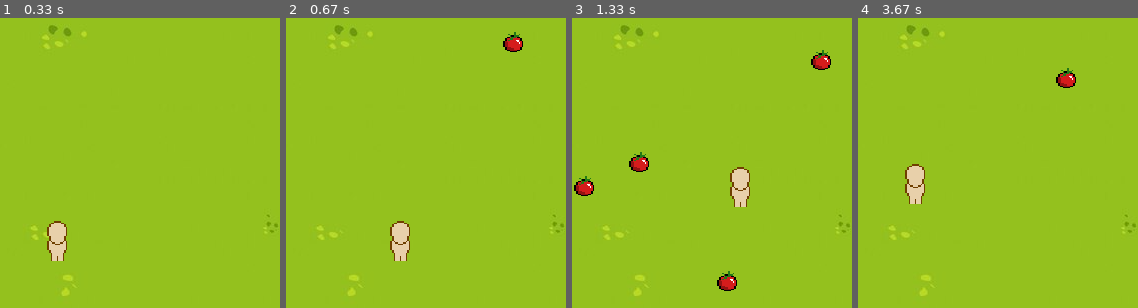
Above: before the commit, frames 1-4 (left to right).
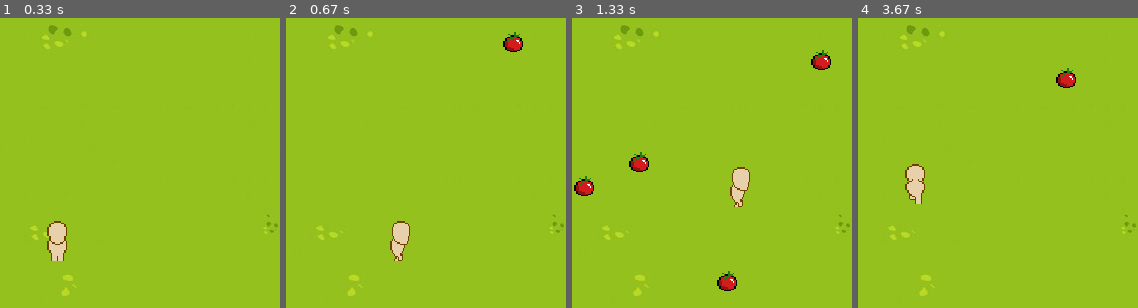
Above: after the commit, the same moments.

Repository: DeibyKwl/Reinforcement_Learning_Py_Game
Game: pygame game, started from game.py
Same seed, same stepped clock (60 frames per second), same inputs: the game is played once before the commit and once after it.
Inputs:
- Up to frame 1 (0.33 s): no input
- Up to frame 2 (0.67 s): hold D from 0.33 s (still down)
- Up to frame 3 (1.33 s): release D at 0.8 s; hold W 0.83-1.13 s; tap Space at 0.9, 1.23 s; hold D from 1.17 s (still down)
- Up to frame 4 (3.67 s): tap Space at 1.53, 1.73, 2.03, 3.4 s; release D at 1.63 s; hold S 1.67-2.2 s; tap Enter at 3 s; hold W from 3.33 s (still down)
The pictures show only the part of the screen within x 40-90%, y 12-62%; the shares and areas given below are measured in that part.

Frame 1 is identical in both runs. In frame 2, 0.3% of the frame differs, in the area x 37-45%, y 70-84%; in frame 3, 0.3%; in frame 4, 0.1%.

Commit message:
Added animation

Diff:
--- a/game.py
+++ b/game.py
@@ -11,26 +11,115 @@
     def __init__(self):
         super().__init__()
         self.player_pos = pygame.Vector2(screen.get_width() / 2, screen.get_height() / 2)
-        self.image = pygame.image.load('sprites/player/down.png').convert_alpha()
+
+        self.standing = [pygame.image.load('sprites/player/down.png')]
+
+        # For Animation
+        self.left = [pygame.image.load('sprites/player/left/1.png'),pygame.image.load('sprites/player/left/2.png'),pygame.image.load('sprites/player/left/3.png'),pygame.image.load('sprites/player/left/4.png'),pygame.image.load('sprites/player/left/5.png'),pygame.image.load('sprites/player/left/6.png'),pygame.image.load('sprites/player/left/7.png'),pygame.image.load('sprites/player/left/8.png'),]
+        self.right = [pygame.image.load('sprites/player/right/1.png'),pygame.image.load('sprites/player/right/2.png'),pygame.image.load('sprites/player/right/3.png'),pygame.image.load('sprites/player/right/4.png'),pygame.image.load('sprites/player/right/5.png'),pygame.image.load('sprites/player/right/6.png'),pygame.image.load('sprites/player/right/7.png'),pygame.image.load('sprites/player/right/8.png'),]
+        self.up = [pygame.image.load('sprites/player/up/1.png'),pygame.image.load('sprites/player/up/2.png'),pygame.image.load('sprites/player/up/3.png'),pygame.image.load('sprites/player/up/4.png'),pygame.image.load('sprites/player/up/5.png'),pygame.image.load('sprites/player/up/6.png'),pygame.image.load('sprites/player/up/7.png'),pygame.image.load('sprites/player/up/8.png'),]
+        self.up_left = [pygame.image.load('sprites/player/up_left/1.png'),pygame.image.load('sprites/player/up_left/2.png'),pygame.image.load('sprites/player/up_left/3.png'),pygame.image.load('sprites/player/up_left/4.png'),pygame.image.load('sprites/player/up_left/5.png'),pygame.image.load('sprites/player/up_left/6.png'),pygame.image.load('sprites/player/up_left/7.png'),pygame.image.load('sprites/player/up_left/8.png'),]
+        self.up_right = [pygame.image.load('sprites/player/up_right/1.png'),pygame.image.load('sprites/player/up_right/2.png'),pygame.image.load('sprites/player/up_right/3.png'),pygame.image.load('sprites/player/up_right/4.png'),pygame.image.load('sprites/player/up_right/5.png'),pygame.image.load('sprites/player/up_right/6.png'),pygame.image.load('sprites/player/up_right/7.png'),pygame.image.load('sprites/player/up_right/8.png'),]
+        self.down = [pygame.image.load('sprites/player/down/1.png'),pygame.image.load('sprites/player/down/2.png'),pygame.image.load('sprites/player/down/3.png'),pygame.image.load('sprites/player/down/4.png'),pygame.image.load('sprites/player/down/5.png'),pygame.image.load('sprites/player/down/6.png'),pygame.image.load('sprites/player/down/7.png'),pygame.image.load('sprites/player/down/8.png'),]
+        self.down_left = [pygame.image.load('sprites/player/down_left/1.png'),pygame.image.load('sprites/player/down_left/2.png'),pygame.image.load('sprites/player/down_left/3.png'),pygame.image.load('sprites/player/down_left/4.png'),pygame.image.load('sprites/player/down_left/5.png'),pygame.image.load('sprites/player/down_left/6.png'),pygame.image.load('sprites/player/down_left/7.png'),pygame.image.load('sprites/player/down_left/8.png'),]
+        self.down_right = [pygame.image.load('sprites/player/down_right/1.png'),pygame.image.load('sprites/player/down_right/2.png'),pygame.image.load('sprites/player/down_right/3.png'),pygame.image.load('sprites/player/down_right/4.png'),pygame.image.load('sprites/player/down_right/5.png'),pygame.image.load('sprites/player/down_right/6.png'),pygame.image.load('sprites/player/down_right/7.png'),pygame.image.load('sprites/player/down_right/8.png'),]
+
+
+        self.current_sprite = 0
+        self.image = self.standing[self.current_sprite]
         self.image = pygame.transform.scale(self.image, (20,40))
         self.rect = self.image.get_rect(center = (self.player_pos.x, self.player_pos.y))
 
-        self.position = pygame.Vector2(self.player_pos)
-        self.direction = pygame.Vector2(0, -1)
+
+    # TODO: make the nested if statement into one if statement per move
     def player_input(self):
+
+        self.current_sprite += 0.7
+
+        # If player is not moving, default sprite is used
+        self.image = self.standing[0]
+        self.image = pygame.transform.scale(self.image, (20,40))
+
+
         keys = pygame.key.get_pressed()
-        if self.rect.y >= 10:
+        if self.rect.y >= 10 and not keys[pygame.K_a] and not keys[pygame.K_d]:
             if keys[pygame.K_w]:
                 self.rect.y -= 200*dt
-        if self.rect.y <= 533:
+
+                if self.current_sprite > 7:
+                    self.current_sprite = 0
+
+                self.image = self.up[int(self.current_sprite)]
+                self.image = pygame.transform.scale(self.image, (20,40))
+
+
+        if self.rect.y <= 533 and not keys[pygame.K_a] and not keys[pygame.K_d]:
             if keys[pygame.K_s]:
                 self.rect.y += 200*dt
-        if self.rect.x >= 10:
+                if self.current_sprite > 7:
+                    self.current_sprite = 0
+
+                self.image = self.down[int(self.current_sprite)]
+                self.image = pygame.transform.scale(self.image, (20,40))
+
+        if self.rect.x >= 10 and not keys[pygame.K_w] and not keys[pygame.K_s]:
             if keys[pygame.K_a]:
                 self.rect.x -= 200*dt
-        if self.rect.x <= 530:
+                if self.current_sprite > 7:
+                    self.current_sprite = 0
+
+                self.image = self.left[int(self.current_sprite)]
+                self.image = pygame.transform.scale(self.image, (20,40))
+
+        if self.rect.x <= 530 and not keys[pygame.K_w] and not keys[pygame.K_s]:
             if keys[pygame.K_d]:
                 self.rect.x += 200*dt
+                if self.current_sprite > 7:
+                    self.current_sprite = 0
+
+                self.image = self.right[int(self.current_sprite)]
+                self.image = pygame.transform.scale(self.image, (20,40))
+
+        # Diagonal
+        if self.rect.y >= 10 and self.rect.x >= 10:
+            if keys[pygame.K_w] and keys[pygame.K_a]:
+                self.rect.y -= 200*dt
+                self.rect.x -= 200*dt
+                if self.current_sprite > 7:
+                    self.current_sprite = 0
+
+                self.image = self.up_left[int(self.current_sprite)]
+                self.image = pygame.transform.scale(self.image, (20,40))
+
+        if self.rect.y >= 10 and self.rect.x <= 530:
+            if keys[pygame.K_w] and keys[pygame.K_d]:
+                self.rect.y -= 200*dt
+                self.rect.x += 200*dt
+                if self.current_sprite > 7:
+                    self.current_sprite = 0
+
+                self.image = self.up_right[int(self.current_sprite)]
+                self.image = pygame.transform.scale(self.image, (20,40))
+
+        if self.rect.y <= 533 and self.rect.x >= 10:
+            if keys[pygame.K_s] and keys[pygame.K_a]:
+                self.rect.y += 200*dt
+                self.rect.x -= 200*dt
+                if self.current_sprite > 7:
+                    self.current_sprite = 0
+
+                self.image = self.down_left[int(self.current_sprite)]
+                self.image = pygame.transform.scale(self.image, (20,40))
+
+        if self.rect.y <= 533 and self.rect.x <= 530:
+            if keys[pygame.K_s] and keys[pygame.K_d]:
+                self.rect.y += 200*dt
+                self.rect.x += 200*dt
+                if self.current_sprite > 7:
+                    self.current_sprite = 0
+
+                self.image = self.down_right[int(self.current_sprite)]
+                self.image = pygame.transform.scale(self.image, (20,40))
 
     def update(self):
         self.player_input()
@@ -77,7 +166,7 @@
 running = True
 dt = 0
 
-ground_image = pygame.image.load('images/background_simple.png').convert_alpha()
+ground_image = pygame.image.load('sprites/background_simple.png').convert_alpha()
 
 # For game over screen
 test_font = pygame.font.Font(None, 50)
@@ -109,7 +198,6 @@
 top_right_timer = pygame.USEREVENT + 2
 bottom_left_timer = pygame.USEREVENT + 3
 bottom_right_timer = pygame.USEREVENT + 4
-#pygame.time.set_timer(tomato_timer, 900)
 
 pygame.time.set_timer(top_left_timer, random.randint(200, 500))  # Timer 1
 pygame.time.set_timer(top_right_timer, random.randint(300, 500))  # Timer 2
@@ -151,6 +239,7 @@
 
     # Gaming screen
     if not game_over:
+
         # Background here
         screen.blit(ground_image, (0,0))
 
Renamed: images/background_simple.png -> sprites/background_simple.png
Binary file added: sprites/player/down/1.png
Binary file added: sprites/player/down/2.png
Binary file added: sprites/player/down/3.png
Binary file added: sprites/player/down/4.png
Binary file added: sprites/player/down/5.png
Binary file added: sprites/player/down/6.png
Binary file added: sprites/player/down/7.png
Binary file added: sprites/player/down/8.png
Binary file added: sprites/player/down_left/1.png
Binary file added: sprites/player/down_left/2.png
Binary file added: sprites/player/down_left/3.png
(and 55 more such lines)
